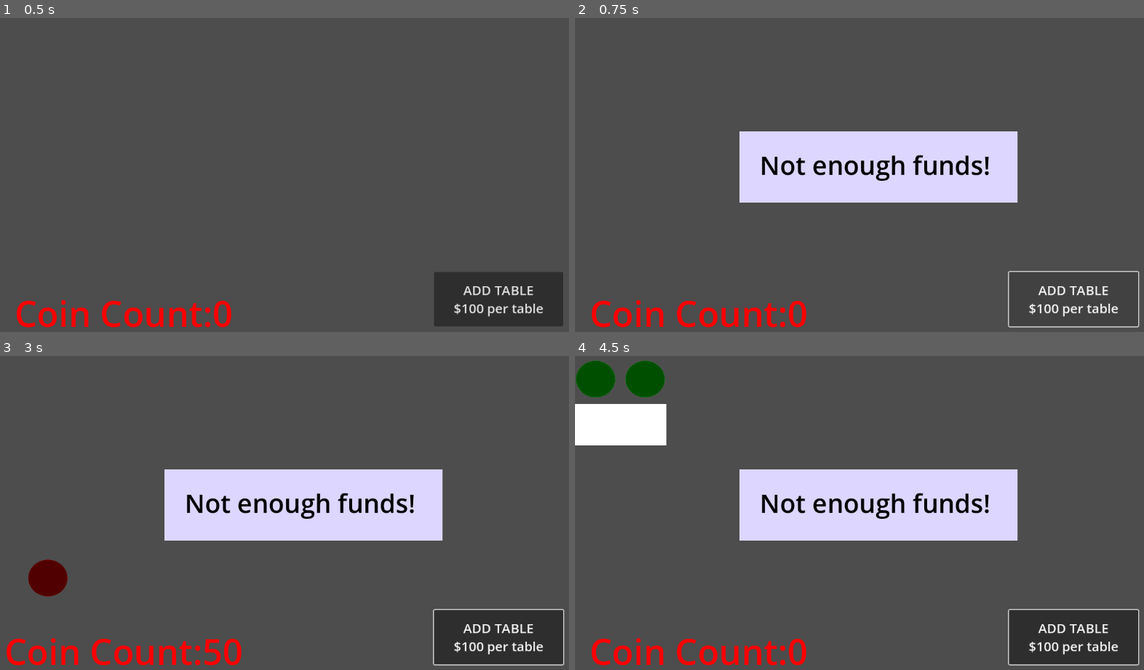
Above: before the commit, frames 1-4 (two rows, left to right).
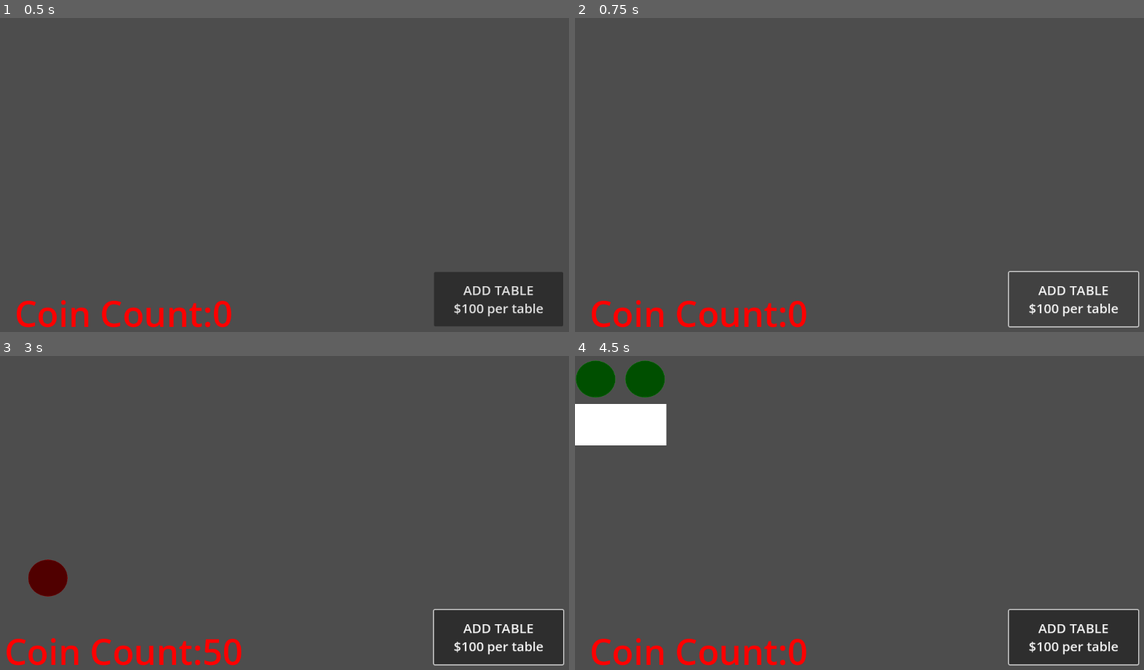
Above: after the commit, the same moments.

Repository: barrettab456/Event-Simulation
Game: Godot game, scene res://main.tscn
Two runs of this game, one before a commit and one after it. Both use one fixed random seed, a clock stepped at 60 frames per second and the inputs below.
Inputs (mouse positions are in pixels of both pictures, inside the frame that each line leads up to):
- Up to frame 1 (0.5 s): no input
- Up to frame 2 (0.75 s): click "ADD TABLE $100 per table" at 0.5 s
- Up to frame 3 (3 s): click "ADD TABLE $100 per table" at 1.25 s; click "ADD TABLE $100 per table" at 2 s; tap Enter (add_table) at 2.75 s; move the mouse to (421, 497) at 2.77 s; hold Space (add_person) from 2.78 s (still down); click (421, 497) at 2.92 s
- Up to frame 4 (4.5 s): tap Enter (add_table) at 3.05, 4.25 s; release Space (add_person) at 3.5 s; drag from (751, 531) to (836, 578) at 3.52 s; move the mouse to (922, 443) at 4.27 s; hold Space (add_person) from 4.28 s (still down); click (922, 443) at 4.42 s

Frame 1 is identical in both runs. In frame 2, 11% of the frame differs, in the area x 28-78%, y 36-59%; in frame 3, 11%; in frame 4, 11%.

Commit message:
comments

Diff:
--- a/main.gd
+++ b/main.gd
@@ -1,15 +1,15 @@
 #to get tables to go up (enter)
 #to get guests up (space)
+#WHAT GOES HERE VS HUD?
+
 extends Node
 
 var coins = 0
 var guests = 0
-var tables = 0
-var enough_funds = false
+
 var unseated_guest_list = []
 var table_list = []
 
-# Called when the node enters the scene tree for the first time.
 func _ready() -> void:
 	$coin_count.text = "Coin Count:" + str(coins)
 	$coin_count.modulate = Color.RED
@@ -21,6 +21,7 @@
 		new_table()
 
 func new_guest():
+#PUT ON TIMER
 	var guest = preload("res://Guest.tscn").instantiate()
 	add_child(guest)
 	unseated_guest_list.append(guest)
@@ -29,45 +30,44 @@
 
 	guests += 1
 	coins += guest.ticket_price
-	winner()
-
-	#$UI/guest_circles.add_child(guest.circle)
+	check_if_winner()
 
 	seat_guest_at_table(guest)
-	sufficient_funds()
+	check_sufficient_funds()
 	update_hud()
 
-func winner():
+func check_if_winner():
 	if coins >= 1000:
 		$winner.visible = true
+#MAKE A NEW GAME BUTTON
 
 func new_table():
-	if enough_funds and tables < 8 :
+	print("new_table")
+	if check_sufficient_funds() and table_list.size() < 8 :
 		var table = preload("res://Table.tscn").instantiate()
 		add_child(table)
 
 		var cols = 4
 		var spacing_x = 250
 		var spacing_y = 250
-		var index = tables
+		var index = table_list.size()
 		var row = index / cols
 		var col = index % cols
 		table.position = Vector2(col * spacing_x, row * spacing_y)
 
 		table_list.append(table)
 
-		tables += 1
 		coins -= 100
-	elif tables == 8:
+	elif table_list.size() == 8:
 		display_no_space()
-	elif not enough_funds:
+	elif check_sufficient_funds():
 		display_no_funds()
 
 	for guest in unseated_guest_list.duplicate():
 		seat_guest_at_table(guest)
 
 
-	sufficient_funds()
+	check_sufficient_funds()
 	update_hud()
 
 func display_no_space():
@@ -81,13 +81,14 @@
 		$no_funds.visible = false
 
 
-func sufficient_funds():
+func check_sufficient_funds():
 	if coins < 100:
 		$coin_count.modulate = Color.RED
-		enough_funds = false
+		return false
 	else:
 		$coin_count.modulate = Color.AQUAMARINE
-		enough_funds = true
+		return true
+
 
 func seat_guest_at_table(guest):
 	for t in table_list:
@@ -105,4 +106,5 @@
 
 #GET ADD TABLE BUTTON TO WORK
 func _on_add_table_pressed():
+	print("on add")
 	new_table()
--- a/table.gd
+++ b/table.gd
@@ -23,4 +23,7 @@
 		elif seated_guests == 4:
 			seat_pos = Vector2(94, 190)
 
+		guest.is_seated = true
+		guest.update_color()
+
 		guest.global_position = global_position + seat_pos
